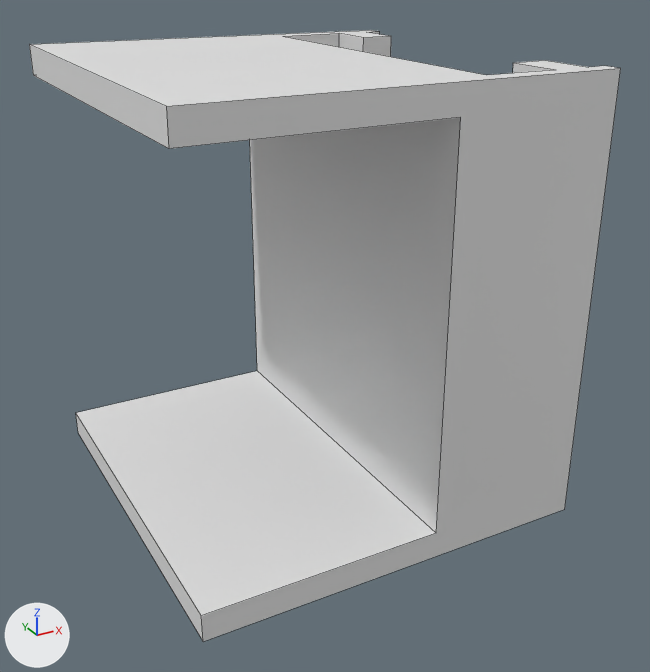
Renders of the Blender file ShelfMount/mount/19.36/19.36.blend from each side of a commit.
Camera for both pictures: a 50 mm lens placed at (-36.7, -42.8, 29.7), pointed at (-14.5, -2.3, 9.4). The axes (+X, +Y, +Z) are drawn at lower left. The lights are the same throughout. Mesh edges are drawn as thin lines.

The first picture shows 'ShelfMount'.
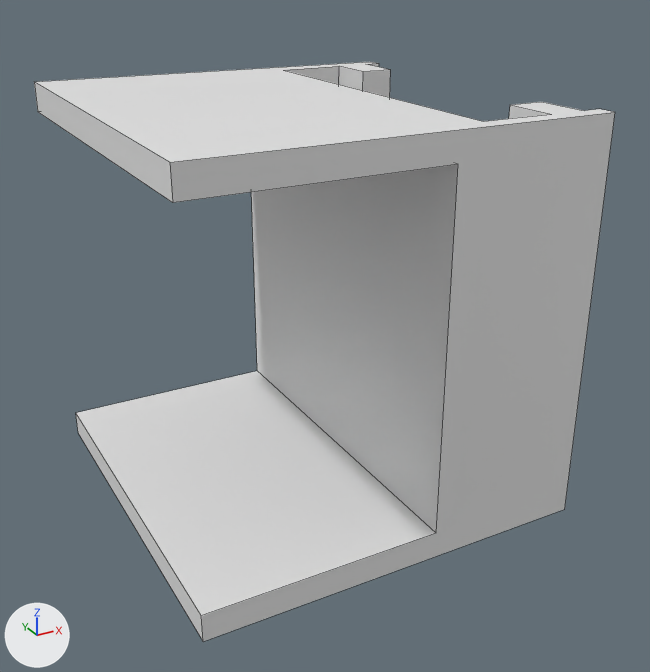
Commit message: Updated shelfMount

Where the change shows, as pixel boxes [x1, y1, x2, y2] in the pictures (650 x 672 px):
'ShelfMount', reshaped
    before: [29, 30, 621, 641]
    after: [34, 62, 615, 641]

What the commit changed:
me_cube_012 has 40 vertices, 26 faces and spans x -1.0..1.0, y -1.0..1.0, z -1.0..1.22.
me_cube_012 is used by ob_shelfmount; location (-15.0, -0.6, 11.0); scale (11.0, 11.0, 11.0).
me_cube_012 part 1: all 20 vertices in x -1.0..1.0, y -1.0..1.0, z 1.07..1.22 are moved by (0.0, 0.0, -0.18).
